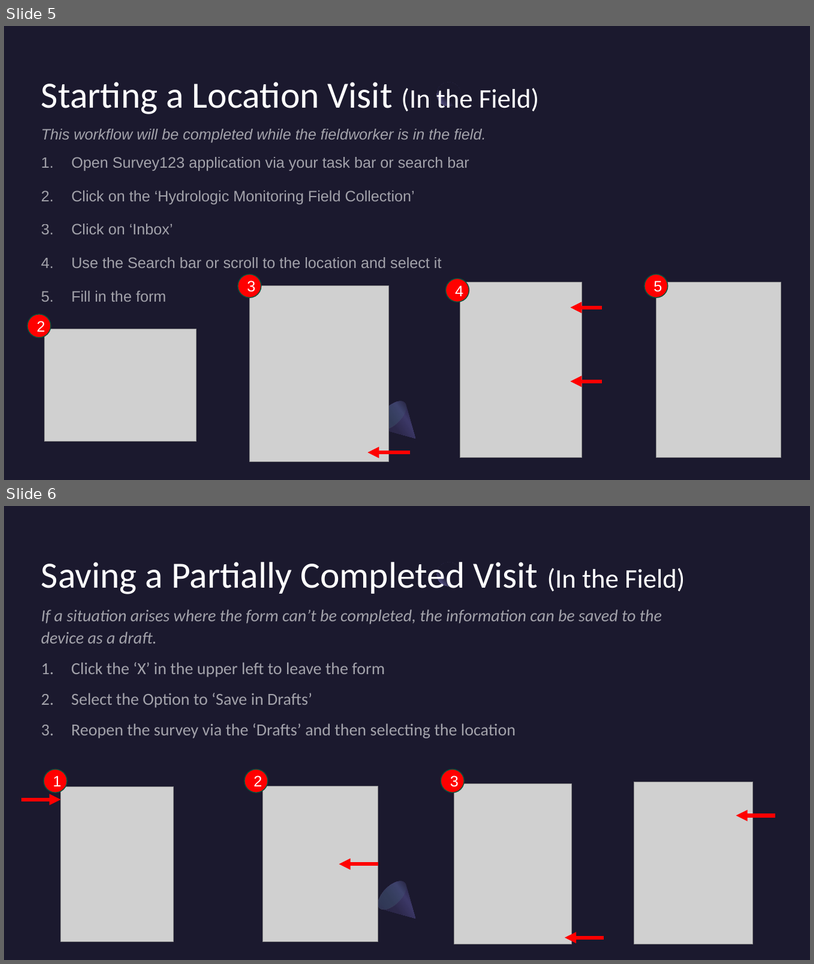
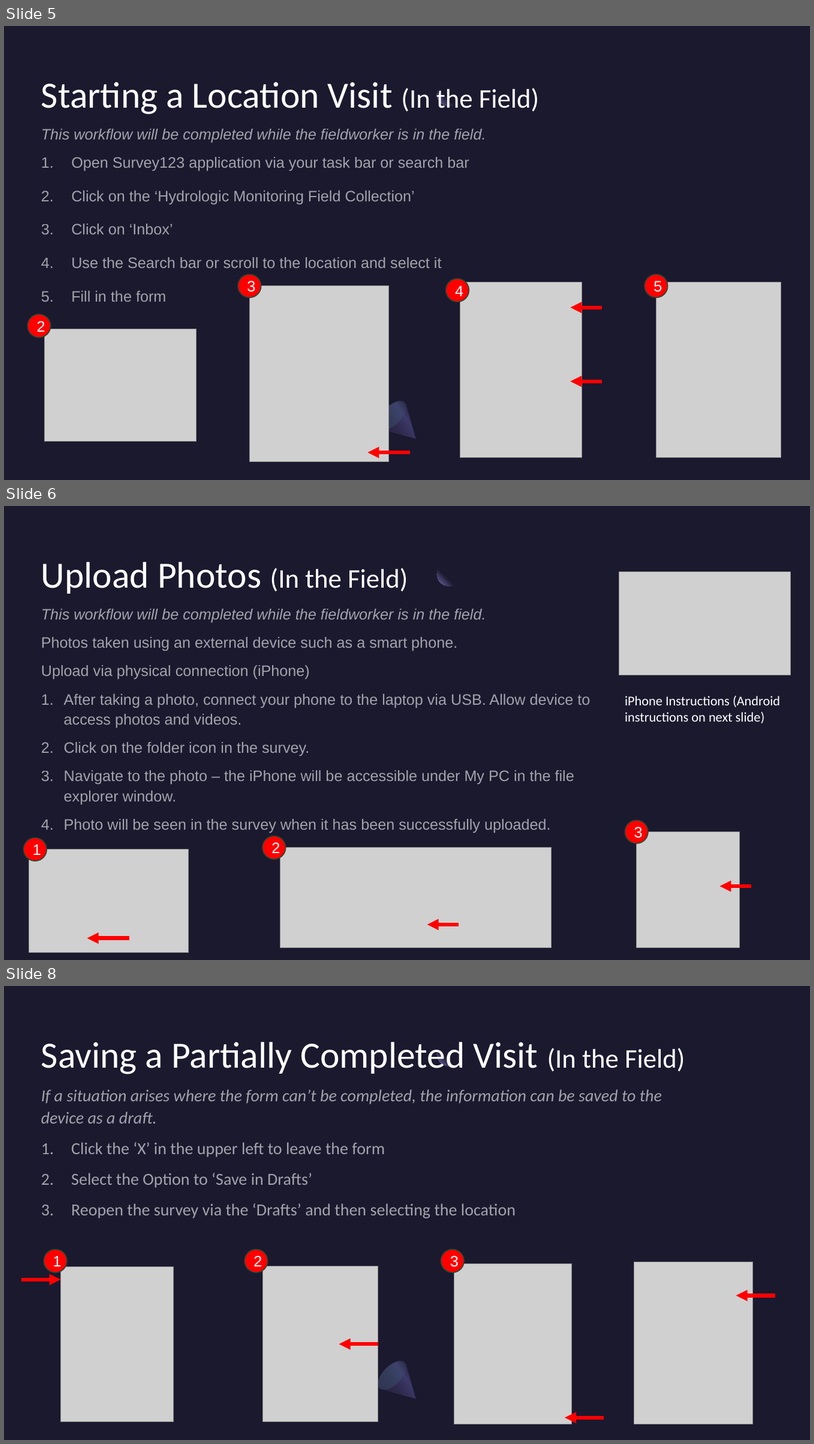
Before and after one commit to NWFWMD-IT/Hydrologic-Monitoring-Project, a slide deck: documents/user_guides/Hydrologic-Monitoring-Project-Fieldwork-Instructions.pptx. Shown one above the other, each under a label of ours: slides 5 and 6 before the commit, slides 5, 6 and 8 after it; the slides between them are not shown. The pictures are 814x964 and 814x1444 pixels, drawn with LibreOffice and Linux fonts; fonts in the diff are those of the drawing; grey boxes stand for pictures. Boxes give left, top, right and bottom in pixels: in the first picture for what was removed or moved away, otherwise in the second. Text is boxed around its words. In the diff, an @@ line names an element or a change of style, - is before the commit and + after.

Commit message:
Edit Android workflow

```diff
--- a/documents/user_guides/Hydrologic-Monitoring-Project-Fieldwork-Instructions.pptx
+++ b/documents/user_guides/Hydrologic-Monitoring-Project-Fieldwork-Instructions.pptx
@@ slide 6 added at <box>4,506,810,960</box>, background #1B192E; not listed: 1 template element that a slide beside it also shows @@
@@ title added at <box>41,562,408,594</box>, 44 pt, text #FFFFFF @@
+Upload Photos (In the Field)
@@ picture added at <box>619,571,791,675</box> @@
@@ text added at <box>41,609,590,832</box>, 18 pt, text #FFFFFF at 60% opacity @@
+This workflow will be completed while the fieldworker is in the field.
+Photos taken using an external device such as a smart phone.
+Upload via physical connection (iPhone)
+1. After taking a photo, connect your phone to the laptop via USB. Allow device to access photos and videos.
+2. Click on the folder icon in the survey.
+3. Navigate to the photo – the iPhone will be accessible under My PC in the file explorer window.
+4. Photo will be seen in the survey when it has been successfully uploaded.
@@ text added at <box>625,696,780,723</box>, 16 pt, text #FFFFFF @@
+iPhone Instructions (Android instructions on next slide)
@@ ellipse added at <box>625,820,649,844</box>, fill #FF0000, outline #08533C 1 pt, 18 pt, text #FFFFFF @@
+3
@@ ellipse added at <box>23,838,47,861</box>, fill #FF0000, outline #08533C 1 pt, 18 pt, text #FFFFFF @@
+1
@@ ellipse added at <box>263,835,286,859</box>, fill #FF0000, outline #08533C 1 pt, 18 pt, text #FFFFFF @@
+2
@@ picture added at <box>281,847,552,948</box> @@
@@ picture added at <box>637,831,740,948</box> @@
@@ picture added at <box>29,849,189,952</box> @@
@@ arrow added from (752, 886) to (720, 886), #FF0000 4.5 pt @@
@@ arrow added from (459, 924) to (428, 924), #FF0000 4.5 pt @@
@@ arrow added from (129, 938) to (87, 938), #FF0000 4.5 pt @@
@@ what was slide 6 is now slide 8 @@
```
Also in this commit, not shown: 1 other slide added.
